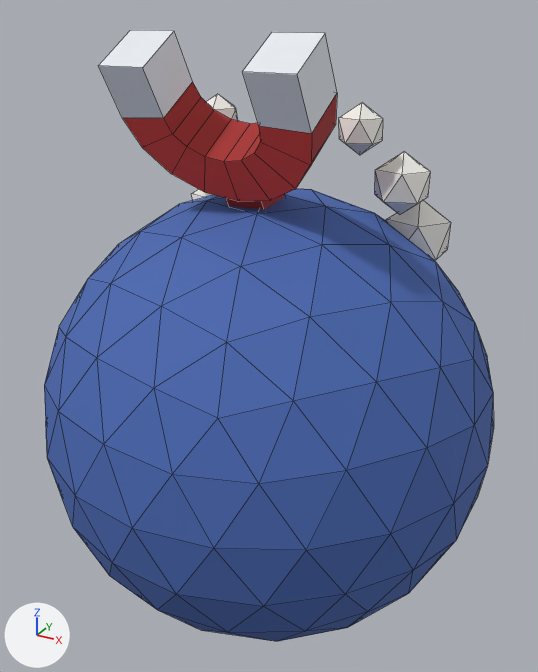
The FBX model Assets/_Project/Art/City/Characters/CH_Miknato_T5_Eat.fbx as it was, and as the next commit left it.
Rendered twice from a 50 mm camera at (0.727, -1.322, 0.839) aimed at (-0.008, 0.015, 0.171). The lights are fixed; the arrows at lower left show +X, +Y and +Z. The older version comes first. Mesh edges are drawn as thin lines. Where no turn or scale is listed for an object, it has been applied to the vertices. Vertices at exactly the same position are counted once.

The first picture shows 'CH_Miknato_T5_Eat'.
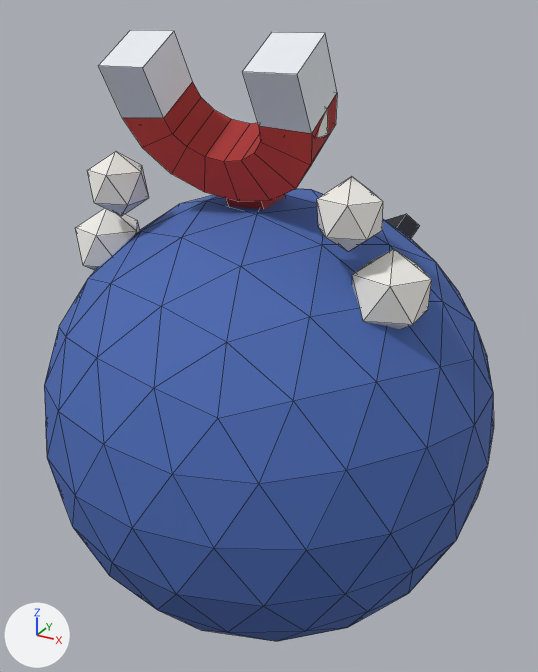
What the commit changed:
me_ch_miknato_t5_eat has 466 vertices, 589 faces and spans x -0.5..0.5, y -0.5..0.52, z -0.5..0.804.
me_ch_miknato_t5_eat is used by ob_ch_miknato_t5_eat; location (0.0, 0.0, 0.0).
me_ch_miknato_t5_eat part 1: the loose piece of 12 vertices spanning x -0.323..-0.18, y 0.143..0.279, z 0.311..0.471 is moved by (-0.065, -0.339, -0.012).
me_ch_miknato_t5_eat part 2: the loose piece of 12 vertices spanning x -0.289..-0.173, y 0.089..0.2, z 0.447..0.577 is moved by (-0.018, -0.312, 0.008).
me_ch_miknato_t5_eat part 3: the loose piece of 12 vertices spanning x -0.208..-0.119, y 0.03..0.115, z 0.575..0.675 is moved by (0.013, -0.228, 0.041).
me_ch_miknato_t5_eat part 4: the loose piece of 12 vertices spanning x 0.18..0.323, y 0.143..0.279, z 0.311..0.471 is moved by (0.065, -0.339, -0.012).
me_ch_miknato_t5_eat part 5: the loose piece of 12 vertices spanning x 0.173..0.289, y 0.089..0.2, z 0.447..0.577 is moved by (0.018, -0.312, 0.008).
me_ch_miknato_t5_eat part 6: the loose piece of 12 vertices spanning x 0.119..0.208, y 0.03..0.115, z 0.575..0.675 is moved by (-0.013, -0.228, 0.041).

Where the change shows, as pixel boxes (x1, y1, x2, y2) in the pictures (538 x 672 px; the box of a moved part takes in the faces that stretch with it):
part 1 of me_ch_miknato_t5_eat, moved or reshaped (mostly hidden before)
    before: (191, 189, 213, 200)
    after: (75, 208, 140, 270)
part 2 of me_ch_miknato_t5_eat, moved or reshaped (not visible before)
    after: (87, 151, 149, 216)
part 3 of me_ch_miknato_t5_eat, moved or reshaped (not visible afterwards)
    before: (206, 94, 238, 121)
part 4 of me_ch_miknato_t5_eat, moved or reshaped
    before: (386, 200, 451, 260)
    after: (352, 249, 432, 329)
part 5 of me_ch_miknato_t5_eat, moved or reshaped
    before: (375, 151, 431, 214)
    after: (317, 176, 383, 251)
part 6 of me_ch_miknato_t5_eat, moved or reshaped
    before: (339, 102, 383, 155)
    after: (318, 108, 328, 137)
